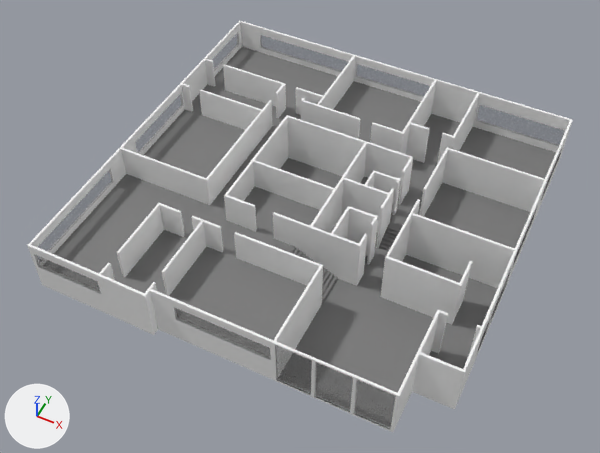
What one commit did to the glTF model models/all/D/Erdgeschoss/model.glb.
Rendered twice from a camera (50 mm lens) standing at (-6.3, 91.6, 54.0) and looking at (-27.5, 134.0, 0.9). Every picture has the same lights, and +X, +Y and +Z are marked at lower left. The picture after the commit comes second. Where no turn or scale is listed for an object, it has been applied to the vertices.
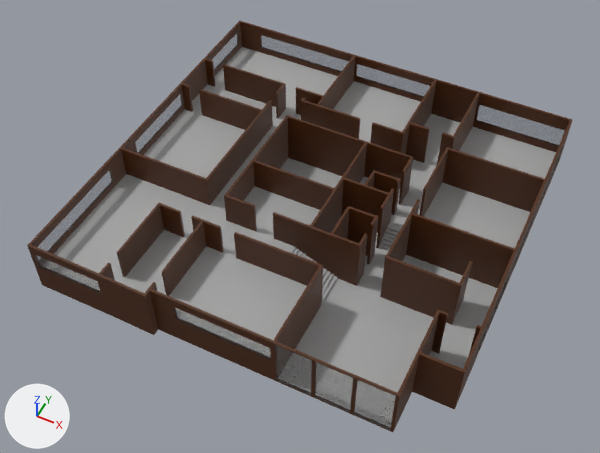
The newer file is also turned or shifted as a whole; pictures and numbers use the older file's frame.

What differs and where, as boxes [x1, y1, x2, y2] in the pictures (600 x 453 px):
'Plane.028', recoloured
    both: [27, 21, 573, 432]
'Plane.014', recoloured
    both: [54, 47, 420, 340]
'Plane.015', recoloured
    both: [280, 158, 498, 393]
'Plane.013', recoloured
    both: [360, 114, 556, 249]
'Cube', recoloured
    both: [287, 245, 337, 303]

The change, as a diff of the scene's bpy script:
```diff
--- a/models/all/D/Erdgeschoss/model.glb.py
+++ b/models/all/D/Erdgeschoss/model.glb.py
@@ mat_floor @@
 mat_floor = principled_material('floor')
-mat_floor.base_color = (0.197, 0.197, 0.197)  # grey #7b7b7b
+mat_floor.base_color = (0.396, 0.396, 0.396)  # grey #a9a9a9
@@ mat_material_001 @@
 mat_material_001 = principled_material('Material.001')
-mat_material_001.base_color = (0.943, 0.943, 0.943)  # white #f9f9f9
+mat_material_001.base_color = (0.0807, 0.0208, 0.00114)  # brown #502804
```
